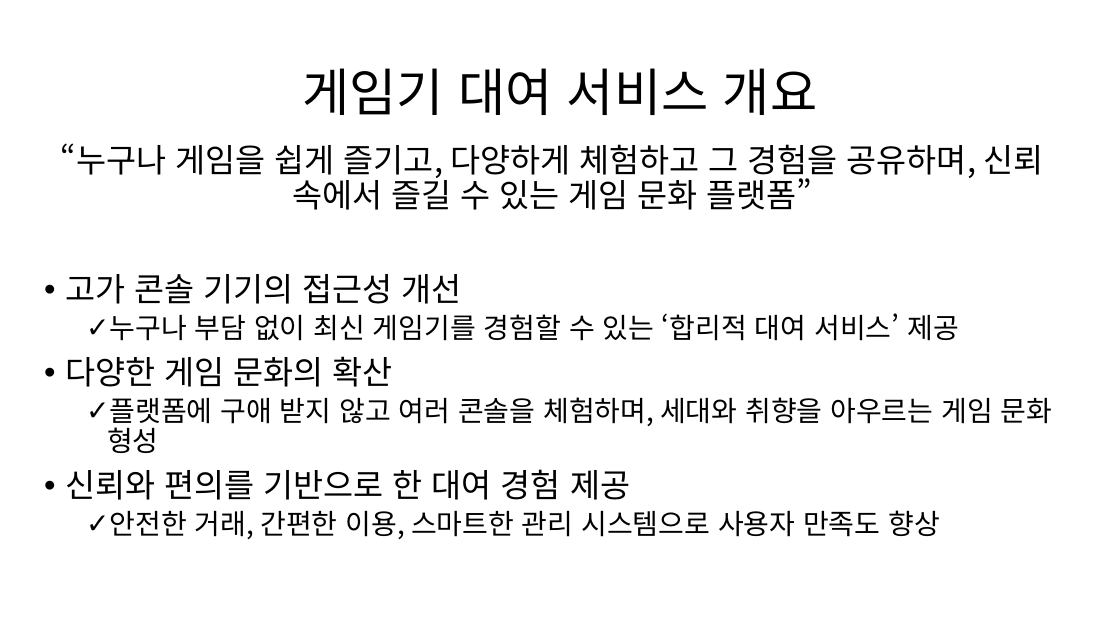
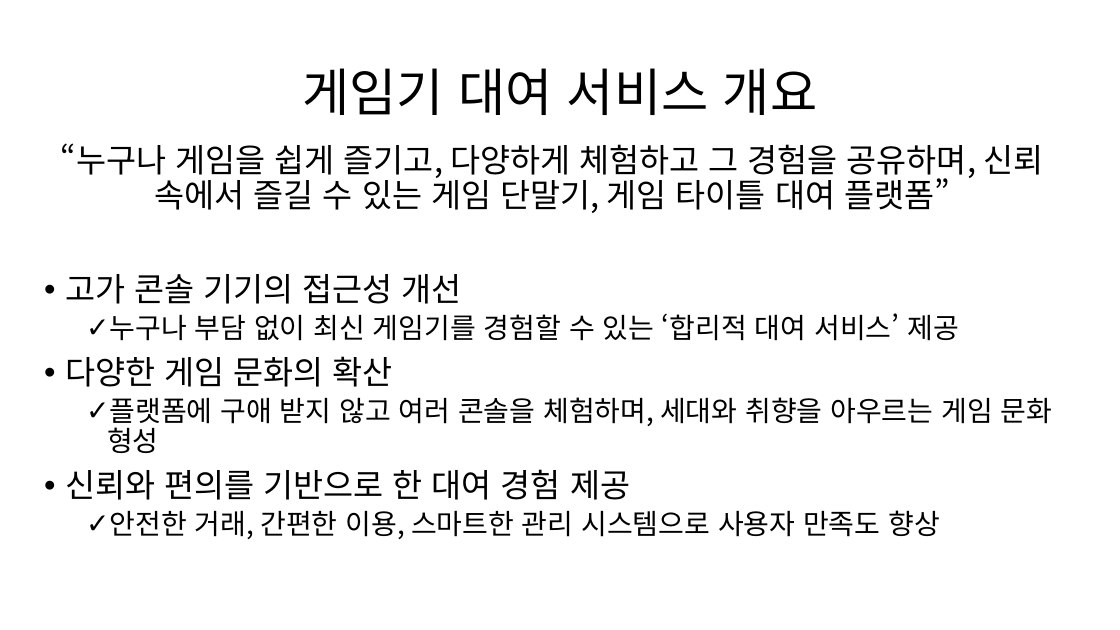
Before and after one commit to gamepex/project, a slide deck: slide 1 of 게임기 대여 서비스 설계도.pptx. Drawn at 1120x630 pixels with LibreOffice and Linux fonts; fonts in the diff are those of the drawing. Boxes give left, top, right and bottom in pixels: in the first picture for what was removed or moved away, otherwise in the second. Text is boxed around its words. In the diff, an @@ line names an element or a change of style, - is before the commit and + after.

```diff
--- a/게임기 대여 서비스 설계도.pptx
+++ b/게임기 대여 서비스 설계도.pptx
@@ text at <box>61,143,1043,213</box>: text changed @@
-“누구나 게임을 쉽게 즐기고, 다양하게 체험하고 그 경험을 공유하며, 신뢰 속에서 즐길 수 있는 게임 문화 플랫폼”
+“누구나 게임을 쉽게 즐기고, 다양하게 체험하고 그 경험을 공유하며, 신뢰 속에서 즐길 수 있는 게임 단말기, 게임 타이틀 대여 플랫폼”
```
Also in this commit, not shown: 10 slides added, 2 slides removed, 24 other files.
